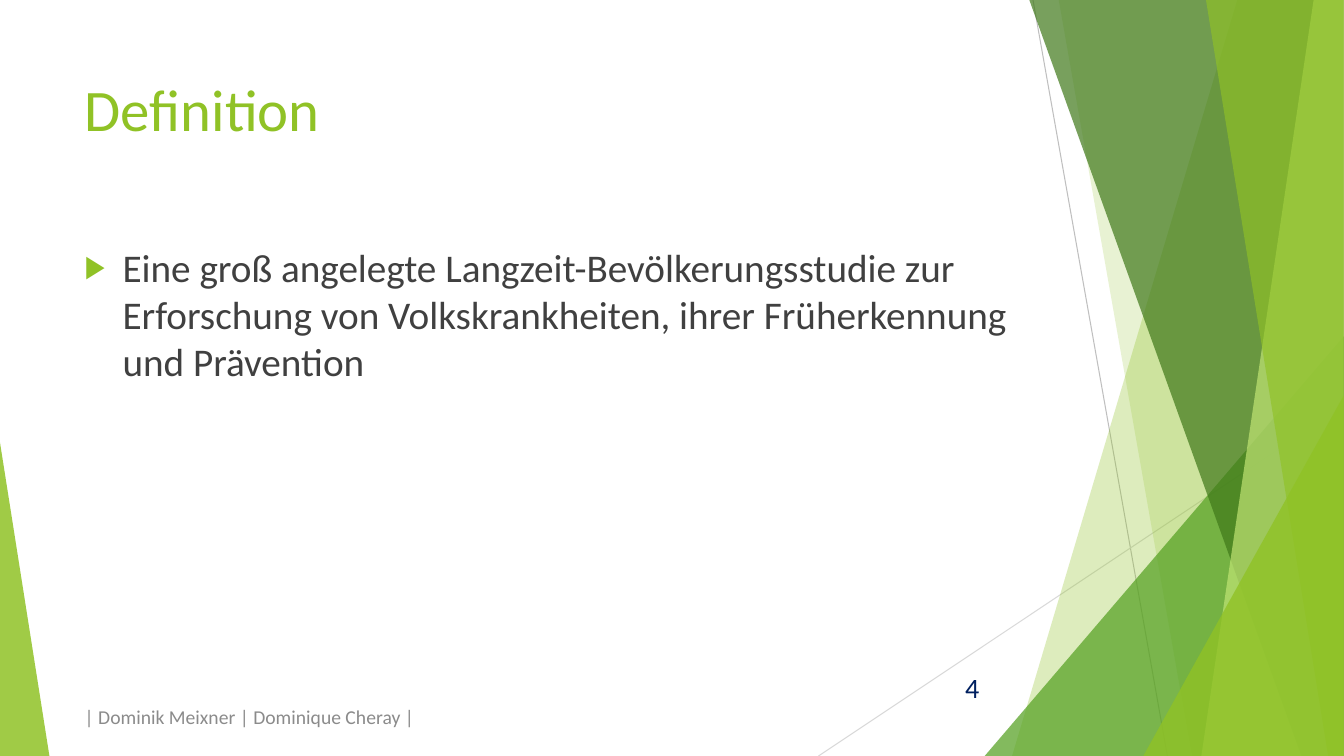
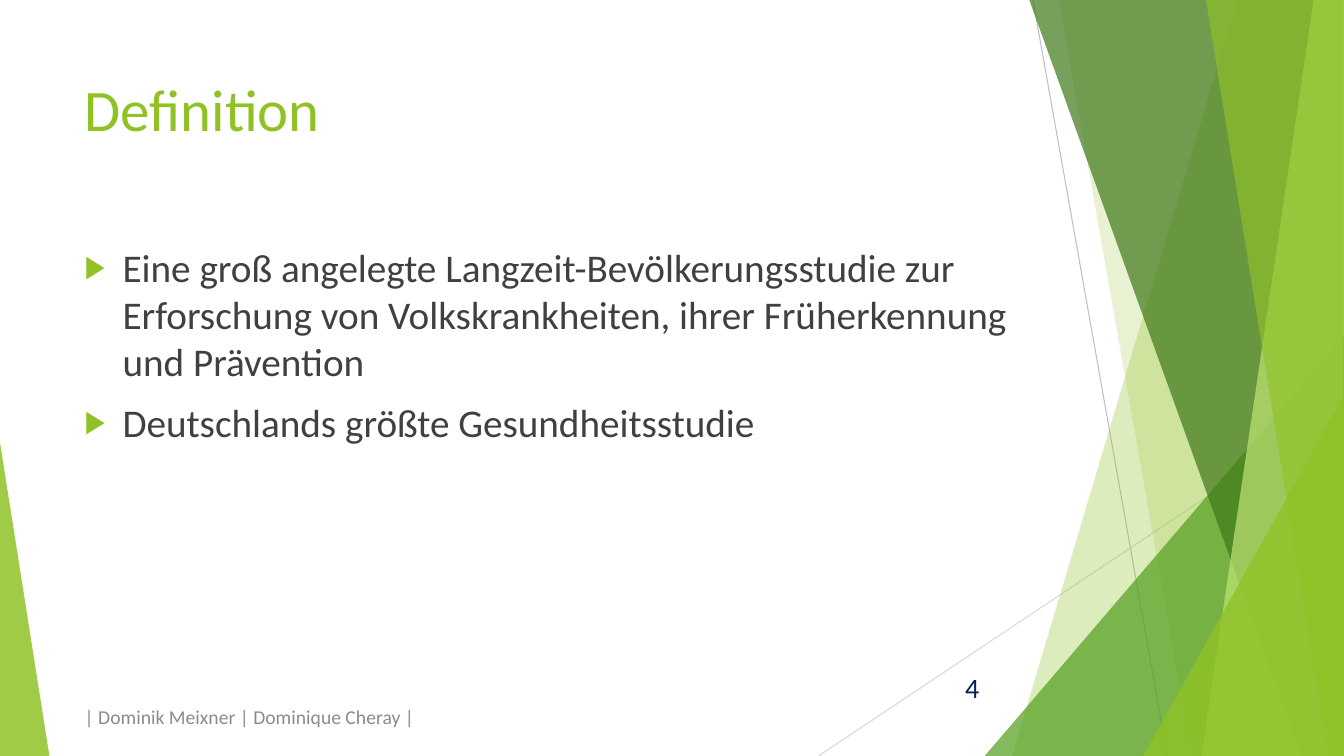
Before and after one commit to domeix/BlaBla, a slide deck: slide 4 of NationaleKohorte/NationaleKohortePraes.pptx. Drawn at 1344x756 pixels with LibreOffice and Linux fonts; fonts in the diff are those of the drawing. Boxes give left, top, right and bottom in pixels: in the first picture for what was removed or moved away, otherwise in the second. Text is boxed around its words. In the diff, an @@ line names an element or a change of style, - is before the commit and + after.

```diff
--- a/NationaleKohorte/NationaleKohortePraes.pptx
+++ b/NationaleKohorte/NationaleKohortePraes.pptx
@@ text at (123,409,754,444): paragraph added @@
+▶ Deutschlands größte Gesundheitsstudie
```
Also in this commit, not shown: 4 other slides changed, 15 slides added, 1 other file.
